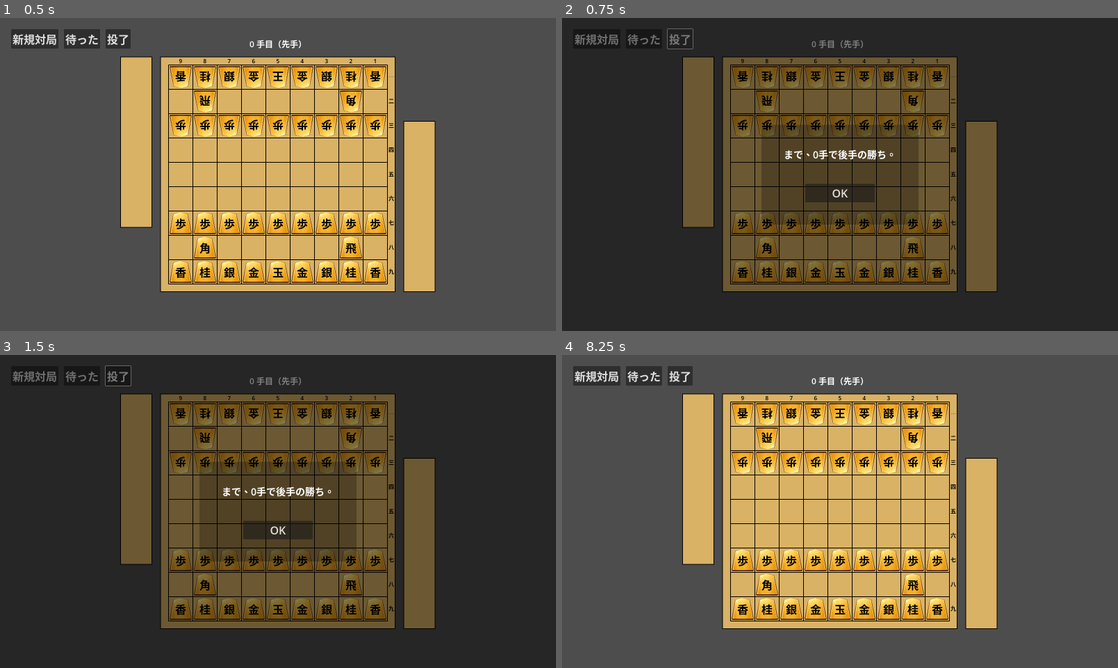
Above: before the commit, frames 1-4 (two rows, left to right).
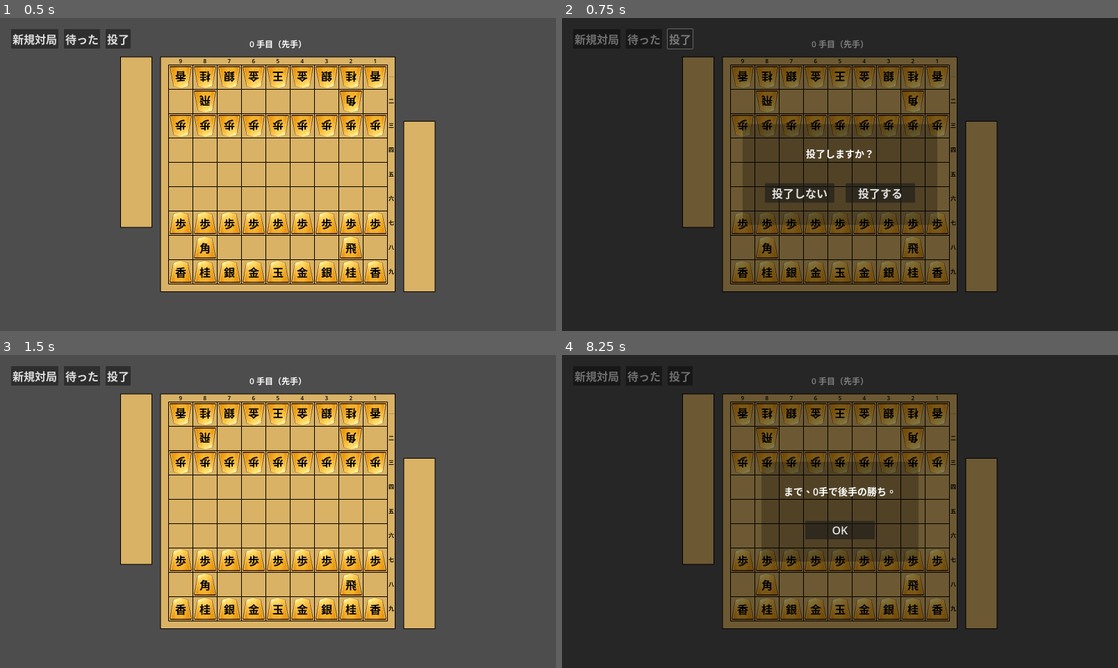
Above: after the commit, the same moments.

Repository: oruponu/project_ryoran
Game: Godot game, scene res://main.tscn
Two runs of this game, one before a commit and one after it. Both use one fixed random seed, a clock stepped at 60 frames per second and the inputs below.
Inputs (mouse positions are in pixels of both pictures, inside the frame that each line leads up to):
- Up to frame 1 (0.5 s): no input
- Up to frame 2 (0.75 s): click "投了" at 0.5 s
- Up to frame 3 (1.5 s): click (239, 530) at 1.25 s, where only the run after the commit has a clickable "投了しない"
- Up to frame 4 (8.25 s): click (840, 530) at 2 s, where only the run before the commit has a clickable "OK"; click "新規対局" at 2.75 s; click "待った" at 3.5 s; click "いいえ" at 4.25 s; click "新規対局" at 5 s; click "はい" at 5.75 s; click "待った" at 6.5 s; click "投了" at 7.25 s; click "OK" (after the commit: "投了する") at 8 s

Frame 1 is identical in both runs. In frame 2, 3.3% of the frame differs, in the area x 32-68%, y 34-66%; in frame 3, 96%; in frame 4, 96%, in the area x 0-100%, y 0-100%.

Commit message:
投了の確認ダイアログを実装

Diff:
--- a/main.gd
+++ b/main.gd
@@ -42,6 +42,10 @@
 
 
 func _on_resign_button_pressed() -> void:
+	var result = await request_resign_decision()
+	if not result:
+		return
+
 	var is_player_win = current_turn % 2 != 0
 	await _finish_game(is_player_win)
 
@@ -389,6 +393,10 @@
 	return await common_dialog.ask_user("対局をはじめますか？", "はい", "いいえ")
 
 
+func request_resign_decision() -> bool:
+	return await common_dialog.ask_user("投了しますか？", "投了する", "投了しない")
+
+
 func request_checkmate_decision(is_enemy_mated: bool) -> bool:
 	var side_text = "後手" if is_enemy_mated else "先手"
 	var message = "%sの玉が詰まされました。\n投了しますか？" % side_text
